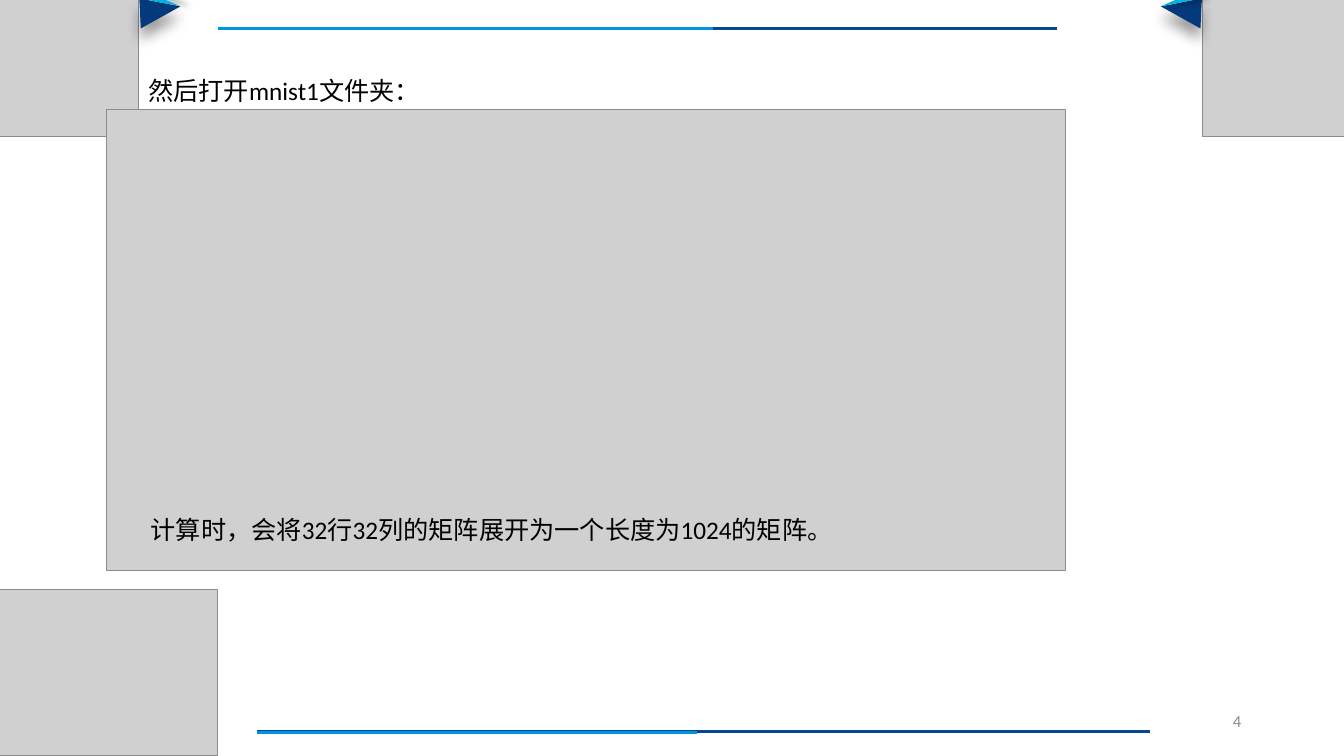
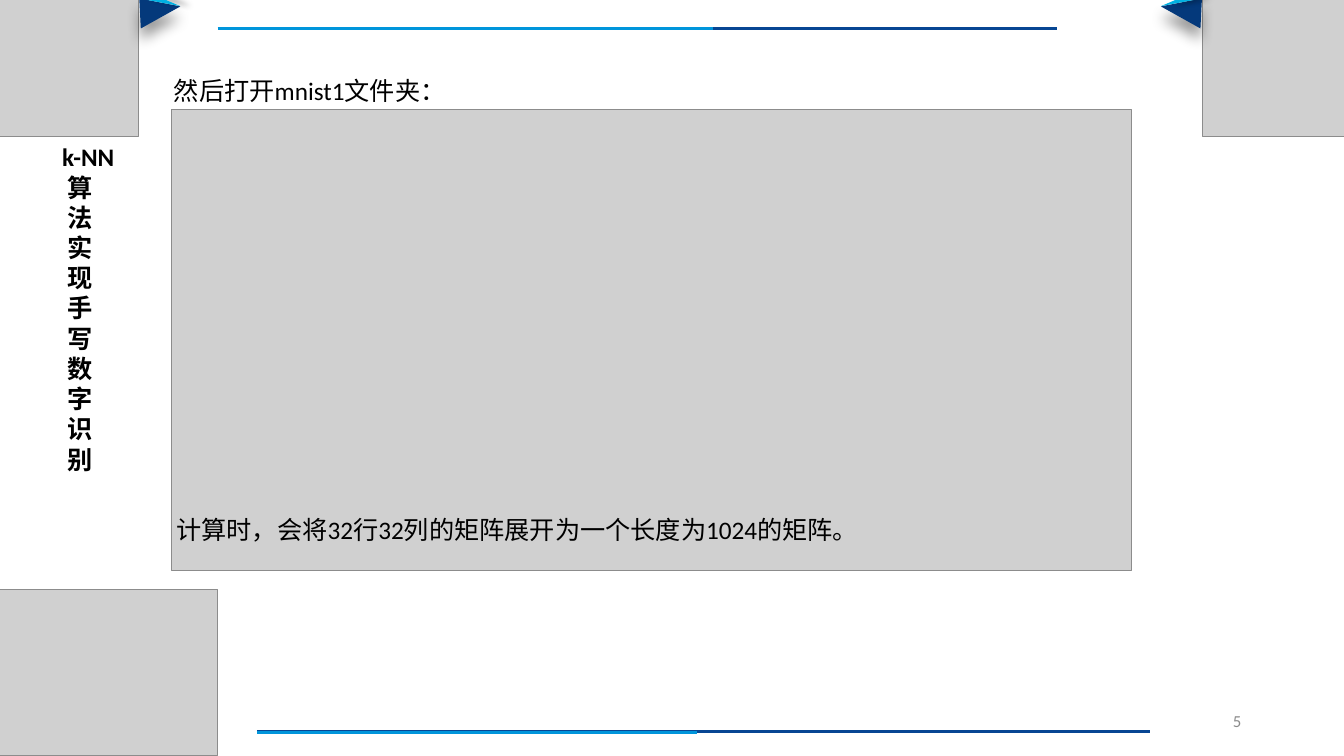
Before and after one commit to 01369668/kNN_HandwrittenNumberRecognition, a slide deck: slide 5 of directions/kNN算法demo介绍.pptx (slide 4 before the commit). Drawn at 1344x756 pixels with LibreOffice and Linux fonts; fonts in the diff are those of the drawing; grey boxes stand for pictures. Boxes give left, top, right and bottom in pixels: in the first picture for what was removed or moved away, otherwise in the second. Text is boxed around its words. In the diff, an @@ line names an element or a change of style, - is before the commit and + after.

```diff
--- a/directions/kNN算法demo介绍.pptx
+++ b/directions/kNN算法demo介绍.pptx
@@ text "然后打开mnist1文件夹：": place and size @@
-text "然后打开mnist1文件夹：" at [148, 78, 420, 102]
+text "然后打开mnist1文件夹：" at [174, 78, 446, 102]
@@ picture: place and size @@
-picture at [107, 110, 1067, 571]
+picture at [171, 110, 1131, 571]
@@ text added at [62, 148, 114, 472], 18 pt, text #000000, bold @@
+k-NN
+算
+法
+实
+现
+手
+写
+数
+字
+识
+别
@@ text "计算时，会将32行32列的矩阵展开为一个长度为1024的矩阵。": place and size @@
-text "计算时，会将32行32列的矩阵展开为一个长度为1024的矩阵。" at [151, 518, 833, 542]
+text "计算时，会将32行32列的矩阵展开为一个长度为1024的矩阵。" at [176, 518, 858, 542]
@@ page number at [1233, 716, 1241, 727]: text changed @@
-4
+5
```
Also in this commit, not shown: 1 other slide changed, 1 slide added, 2 other files.
